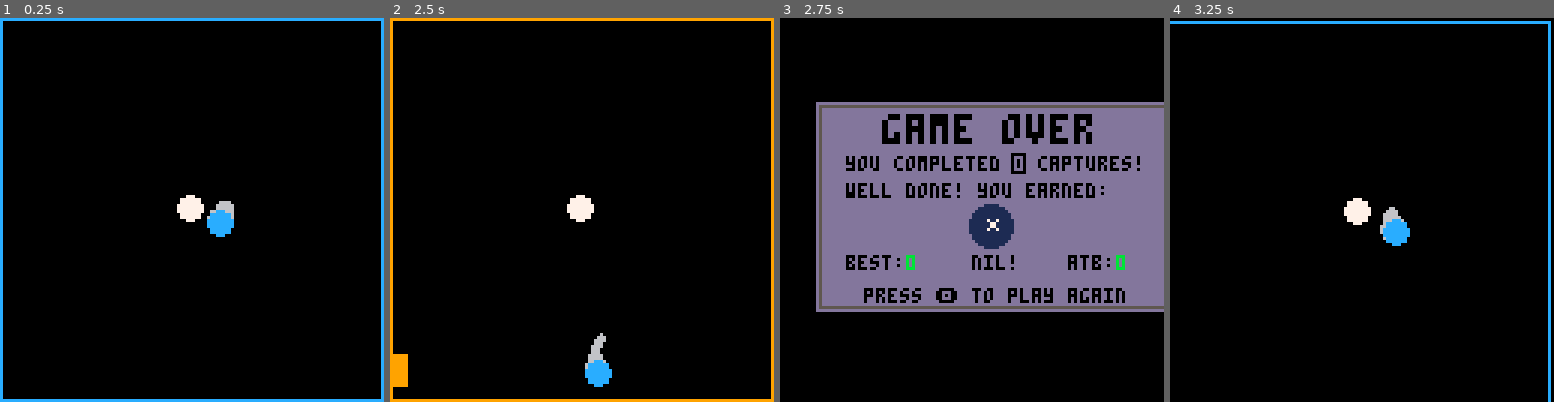
Above: before the commit, frames 1-4 (left to right).
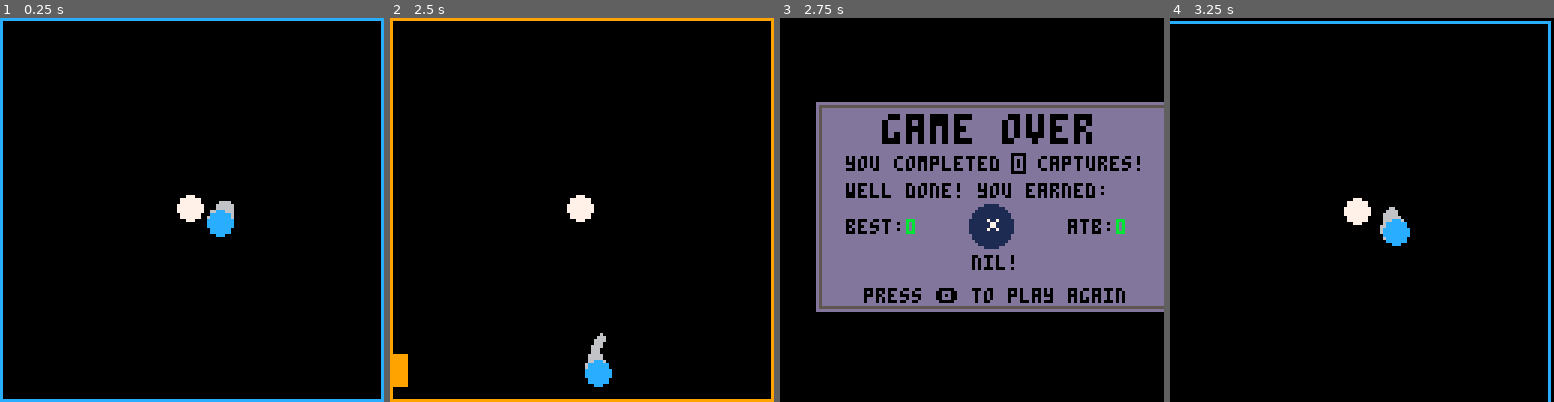
Above: after the commit, the same moments.

Repository: brettski/pico-8
Game: PICO-8 cartridge pivotpico.p8
Two runs of this game, one before a commit and one after it. Both use one fixed random seed, a clock stepped at 60 frames per second and the inputs below.
Inputs:
- Up to frame 1 (0.25 s): no input
- Up to frame 2 (2.5 s): tap X (X key) at 0.33, 1.07, 1.85 s; tap O (Z key) at 0.7, 1.7, 2.1 s
- Up to frame 3 (2.75 s): tap O (Z key) at 2.5 s
- Up to frame 4 (3.25 s): tap O (Z key) at 2.9 s; tap X (X key) at 2.97 s

Frames 1-2 are identical in both runs. In frame 3, 1.2% of the frame differs, in the area x 17-90%, y 52-66%; in frame 4, nothing differs.

Commit message:
Moved enemy colision into enemy object

Diff:
--- a/pivotpico.p8
+++ b/pivotpico.p8
@@ -67,6 +67,7 @@
   pdot:upd()
   for en in all(enemy) do
    en:upd()
+   en:colchk()
   end
   spawn_enemy()
  end
@@ -116,10 +117,10 @@
  print("\^w\^t\^bgame over",27,35,0)
  ?"you completed \^i"..score.."\^-i captures!",15,49,0
  print("well done! you earned:",15,58,0)
- print("best:",15,82)
- print("atb:", 89,82)
- print(hscore,35,82,11)
- print(athscore,105,82)
+ print("best:",15,70)
+ print("atb:", 89,70)
+ print(hscore,35,70,11)
+ print(athscore,105,70)
  local i = score\10 + 1
  i = min(15,i)
  circfill(63,72,7,1)
@@ -189,29 +190,6 @@
 	 return t<=0 or r>=127 or b>=127 or l<=0
 	end
 
-	function p:chkenemy()
-	 local pr=self.r
-	 local testx=self.x
-	 local testy=self.y
-		for en in all(enemy) do
-		 --find closest edge
-		 if self.x<en.x then --test left
-		  testx=en.x
-		 elseif self.x>en.x+en.w then --test right
-		  testx=en.x+en.w
-		 end
-		 if self.y<en.y then --test top
-		  testy=en.y
-		 elseif self.y>en.y+en.h then --test bottom
-		  testy=en.y+en.h
-		 end
-		 local distx = self.x-testx
-		 local disty = self.y-testy
-		 if sqrt((distx*distx)+(disty*disty))<=p.r then
-		  game_over()
-		 end
-		end
-	end
 
 	function p:upd()
 	 local a=p.a/360
@@ -224,11 +202,9 @@
 	 end
 	 p:addtl()
 	 if p:chkwall() then
-	  --game over
 	  p.c=8
 	  game_over()
 	 end
-	 p:chkenemy()
 	end
 
 	function p:switchdir()
@@ -306,6 +282,7 @@
 		c=et.c,
 		w=et.w,
 		h=et.h,
+  colchk=et.colchk,
 		draw=et.draw,
 		y=_y,
 		lr=_lr,
@@ -354,12 +331,46 @@
 
 end
 
+function colchk_square(self)
+ local _en=self
+	local testx=p.x
+	local testy=p.y
+	--find closest x edge
+	if p.x<_en.x then --test left
+	 testx=_en.x
+	elseif p.x>_en.x+_en.w then -- test right
+	 testx=_en.x+_en.w
+	end
+	--find closest y edge
+	if p.y<_en.y then --test top
+	 testy=_en.y
+	elseif p.y>_en.y+_en.h then --test bottom
+  testy=_en.y+_en.h
+	end
+	local distx=p.x-testx
+	local disty=p.y-testy
+	if sqrt((distx*distx)+(disty*disty))<=p.r then
+	 game_over()
+	end
+end
+
+function colchk_circle(_e)
+-- wip > from pdot
+	 local a=p.x-self.x
+	 local b=p.y-self.y
+	 local d=(a*a)+(b*b)
+	 --for less precision on hit
+	 --sqrt(d)-(p.r+self.r) <=0.1
+	 return sqrt(d) <= p.r+self.r
+end
+
 enemy_types = {
  {
  	n="square",
  	c=9,
  	w=10,
  	h=10,
+  colchk=colchk_square,
  	draw=function(self)
  	 ecome(self)
 		 rectfill(self.x,
@@ -374,6 +385,7 @@
  	c=3,
  	w=16,
  	h=10,
+  colchk=colchk_square,
  	draw=function(self)
  	 ecome(self)
 		 rectfill(self.x,
